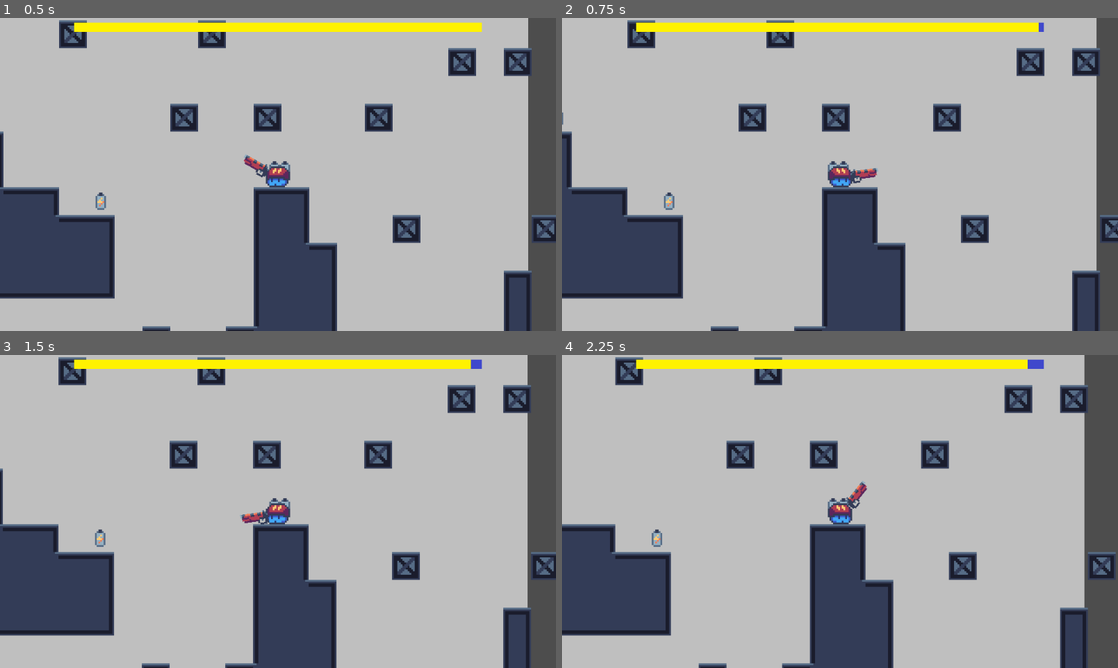
Above: before the commit, frames 1-4 (two rows, left to right).
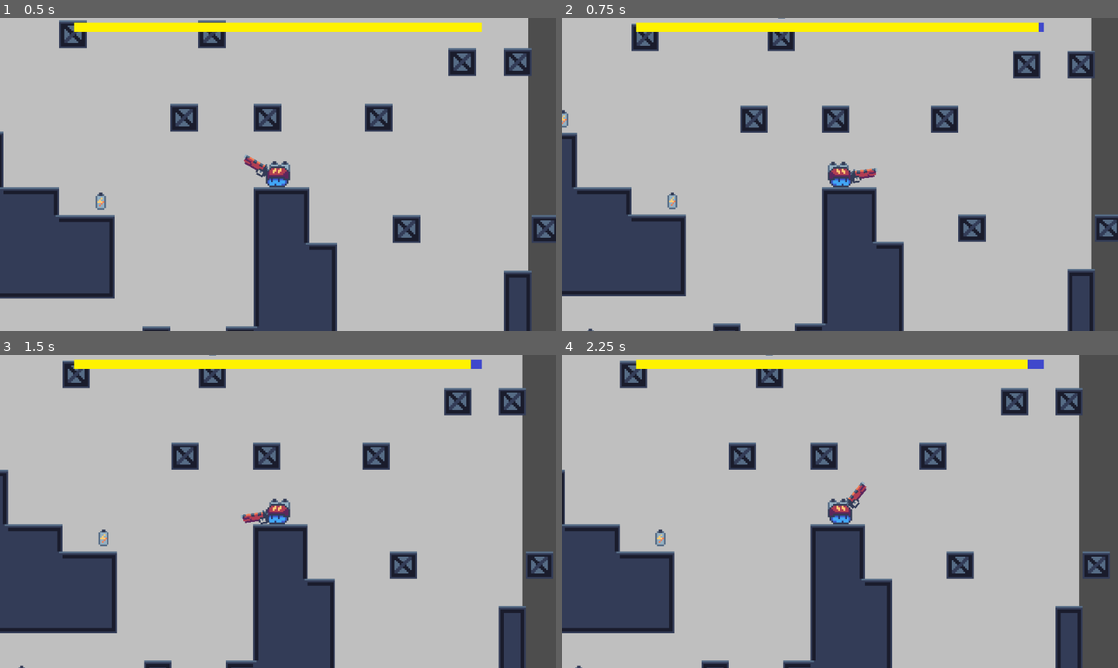
Above: after the commit, the same moments.

Repository: Lisieshy/gmtk-2024
Game: Godot game, scene res://World/test-world.tscn
The game is run twice, just before and just after one commit, with the same random seed, the same clock (stepped at 60 frames per second) and the same inputs.
Inputs (mouse positions are in pixels of both pictures, inside the frame that each line leads up to):
- Up to frame 1 (0.5 s): no input
- Up to frame 2 (0.75 s): tap Enter at 0.5 s; move the mouse to (962, 158) at 0.52 s; click (962, 158) at 0.6 s
- Up to frame 3 (1.5 s): tap Space at 1.25 s; move the mouse to (166, 527) at 1.27 s; click (166, 527) at 1.35 s
- Up to frame 4 (2.25 s): tap Enter at 2 s; move the mouse to (895, 442) at 2.02 s; click (895, 442) at 2.1 s

Frame 1 is identical in both runs. In frame 2, 6.4% of the frame differs, in the area x 0-100%, y 0-100%; in frame 3, 6.4%; in frame 4, 6.5%.

Commit message:
camera zoom when shooting

Diff:
--- a/Scene/Player/player.gd
+++ b/Scene/Player/player.gd
@@ -18,11 +18,13 @@
 @onready var energy_bar: TextureProgressBar = $CanvasLayer/MarginContainer/VBoxContainer/TextureProgressBar
 @onready var player: Sprite2D = $Player
 @onready var gun: Sprite2D = $Gun
-
+@onready var camera_2d: Camera2D = $Camera2D
 
 @onready var energy_effect: Sprite2D = $Gun/EnergyEffect
 @export var color_progression: Gradient
 @onready var point_light_2d: PointLight2D = $Gun/PointLight2D
+
+var camera_zoom_delta: float = 0.05
 
 func _ready() -> void:
 	energy_bar.max_value = MAX_ENERGY
@@ -40,6 +42,8 @@
 
 	if Input.is_action_just_released("Shooting"):
 		timer.stop()
+		var tween = get_tree().create_tween()
+		tween.tween_property(camera_2d, "zoom", Vector2.ONE * 3.0, 0.2).set_trans(Tween.TRANS_EXPO)
 		energy_effect.visible = false
 		point_light_2d.visible = false
 		var angle = gun.rotation
@@ -55,6 +59,9 @@
 				energy_effect.frame = 1
 		if timer.wait_time >= 0.66:
 				energy_effect.frame = 2
+
+		var target_zoom = Vector2.ONE * lerp(camera_2d.zoom.x, 2.0, timer.wait_time)
+		camera_2d.zoom = target_zoom
 
 		energy_effect.material.set("shader_parameter/energy_color", color_progression.sample(timer.wait_time))
 		point_light_2d.color = color_progression.sample(timer.wait_time)
